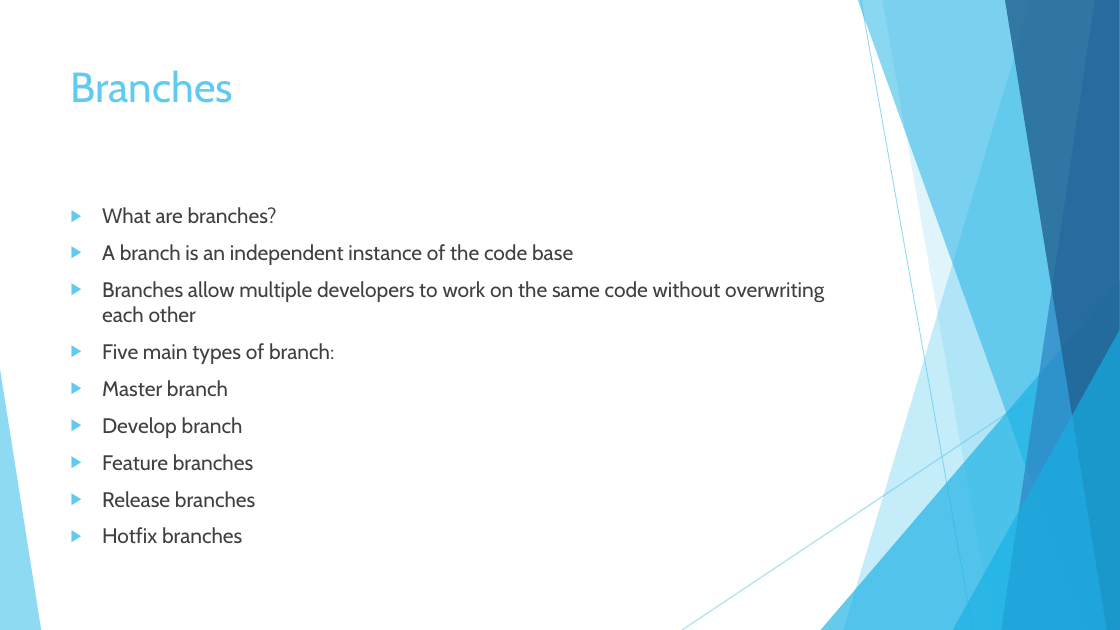
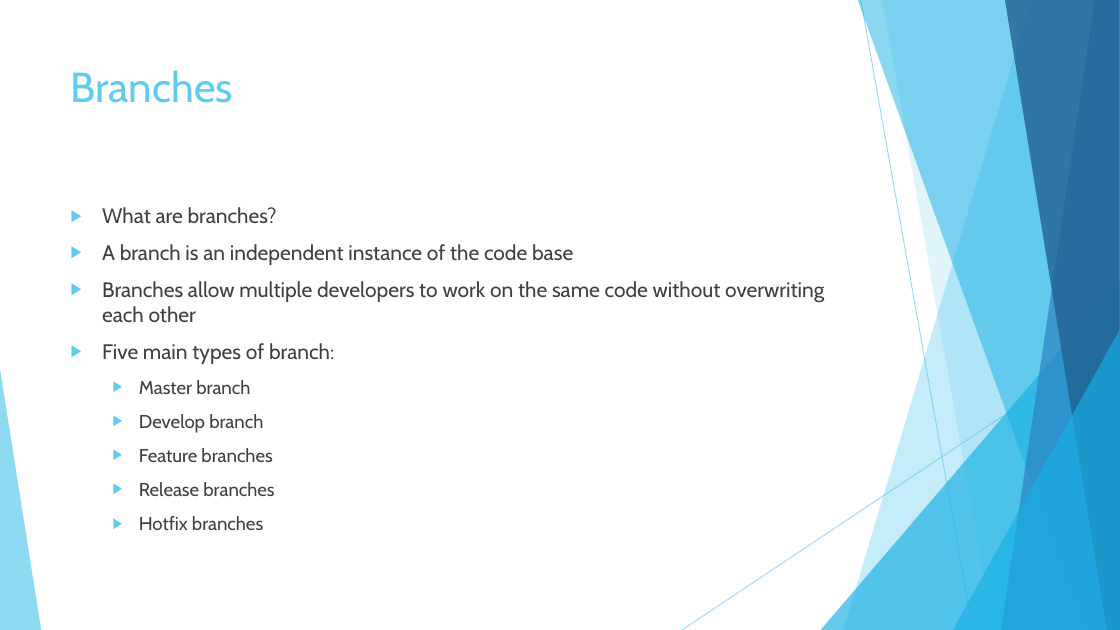
Before and after one commit to Jameswhale/git-introduction, a slide deck: slide 5 of Working collaboratively with Git.pptx. Drawn at 1120x630 pixels with LibreOffice and Linux fonts; fonts in the diff are those of the drawing. Boxes give left, top, right and bottom in pixels: in the first picture for what was removed or moved away, otherwise in the second. Text is boxed around its words. In the diff, an @@ line names an element or a change of style, - is before the commit and + after.

```diff
--- a/Working collaboratively with Git.pptx
+++ b/Working collaboratively with Git.pptx
@@ text at <box>139,380,274,530</box>: size 18 to 16 pt in "Master branch", "Develop branch", "Feature branches", "Release branches" and 1 more places; list level 1 to 2 in "Master branch"; list level 1 to 2 in "Develop branch"; list level 1 to 2 in "Feature branches"; list level 1 to 2 in "Release branches"; list level 1 to 2 in "Hotfix branches" @@
```
Also in this commit, not shown: 6 other slides changed, 1 other file.
